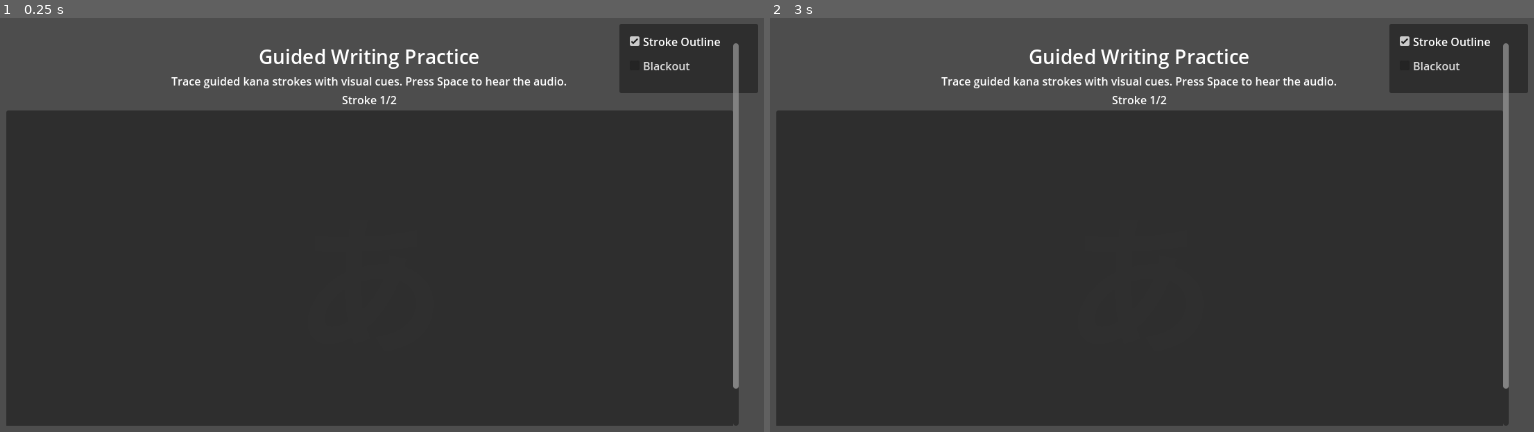
Above: before the commit, frames 1-2 (left to right).
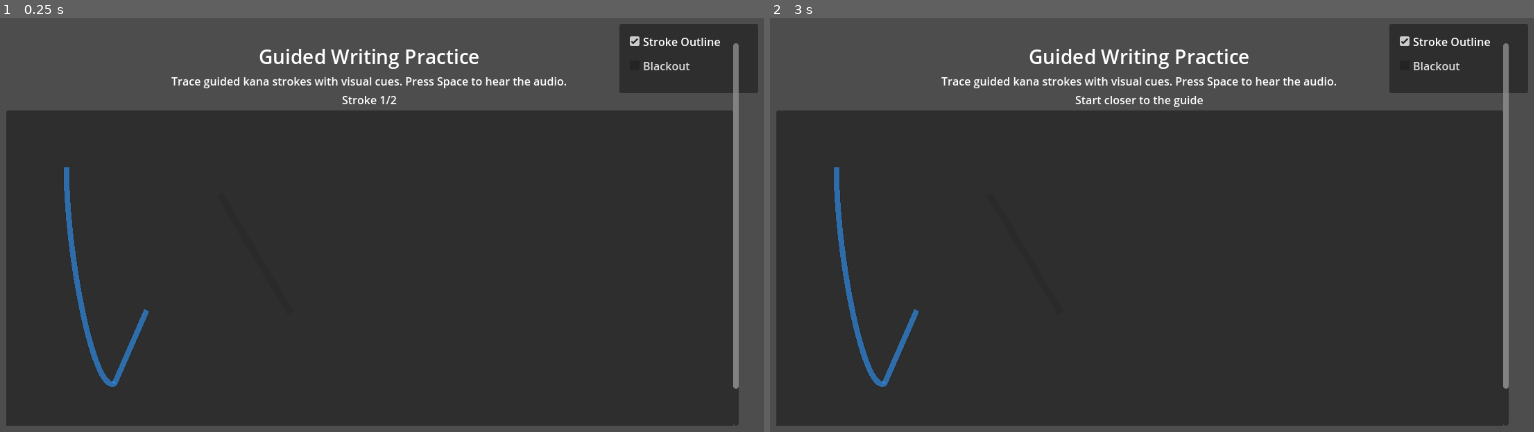
Above: after the commit, the same moments.

Repository: Salty-Scorpon/KanaLoop
Game: Godot game, scene res://KanaLoop/guided_writing.tscn
The game is run twice, just before and just after one commit, with the same random seed, the same clock (stepped at 60 frames per second) and the same inputs. This scene is started directly instead of the project's main scene.
Inputs (mouse positions are in pixels of both pictures, inside the frame that each line leads up to):
- Up to frame 1 (0.25 s): no input
- Up to frame 2 (3 s): click "Stroke Outline" at 0.5 s; click "Blackout" at 1.25 s; click "Back to Main Menu" at 2 s; tap Space at 2.75 s; move the mouse to (1320, 212) at 2.77 s; hold D from 2.78 s (still down); click (1320, 212) at 2.92 s

The runs differ from the first frame. In frame 1, 0.6% of the frame differs, in the area x 8-20%, y 35-90%; in frame 2, 0.8%, in the area x 8-57%, y 18-90%.
Error before the commit: Parse Error: Cannot infer the type of "local_start" variable because the value doesn't have a set type. (res://KanaLoop/guided_writing.gd:426)
Error after the commit: Invalid call. Nonexistent function 'to_global' in base 'Control'. (res://KanaLoop/guided_writing.gd:426)

Commit message:
Fix debug overlay typing

Diff:
--- a/kana-loop/KanaLoop/guided_writing.gd
+++ b/kana-loop/KanaLoop/guided_writing.gd
@@ -422,9 +422,9 @@
 	var start_gate_radius: float = runtime.get("start_gate_radius", 0.0)
 	var end_gate_radius: float = runtime.get("end_gate_radius", 0.0)
 	var path_samples: PackedVector2Array = runtime.get("path_samples", PackedVector2Array())
-	var inverse_global := get_global_transform().affine_inverse()
-	var local_start := inverse_global * drawing_canvas.to_global(start_point)
-	var local_end := inverse_global * drawing_canvas.to_global(end_point)
+	var inverse_global: Transform2D = get_global_transform().affine_inverse()
+	var local_start: Vector2 = inverse_global * drawing_canvas.to_global(start_point)
+	var local_end: Vector2 = inverse_global * drawing_canvas.to_global(end_point)
 	draw_arc(local_start, start_gate_radius, 0.0, TAU, 64, DEBUG_START_COLOR, DEBUG_CIRCLE_WIDTH)
 	draw_arc(local_end, end_gate_radius, 0.0, TAU, 64, DEBUG_END_COLOR, DEBUG_CIRCLE_WIDTH)
 	if path_samples.size() > 1:
@@ -436,7 +436,7 @@
 	if debug_last_t_visible:
 		var font := get_theme_default_font()
 		var font_size := get_theme_default_font_size()
-		var label_position := inverse_global * drawing_canvas.to_global(debug_last_t_position) + Vector2(8, -8)
+		var label_position: Vector2 = inverse_global * drawing_canvas.to_global(debug_last_t_position) + Vector2(8, -8)
 		draw_string(font, label_position, "t=%.2f" % debug_last_t_label, HORIZONTAL_ALIGNMENT_LEFT, -1, font_size, DEBUG_LABEL_COLOR)
 
 func _on_stroke_outline_toggled(enabled: bool) -> void:
